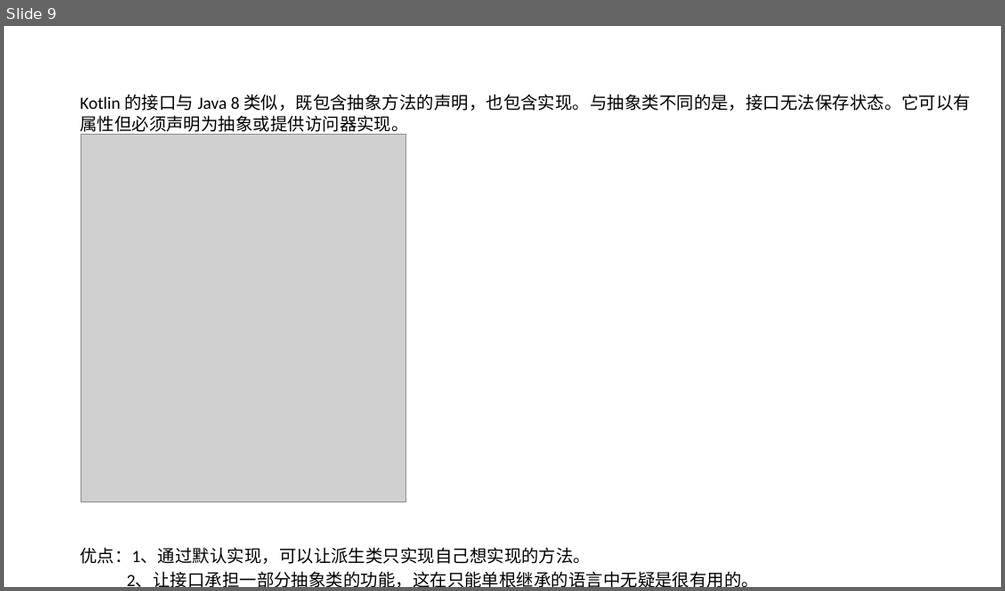
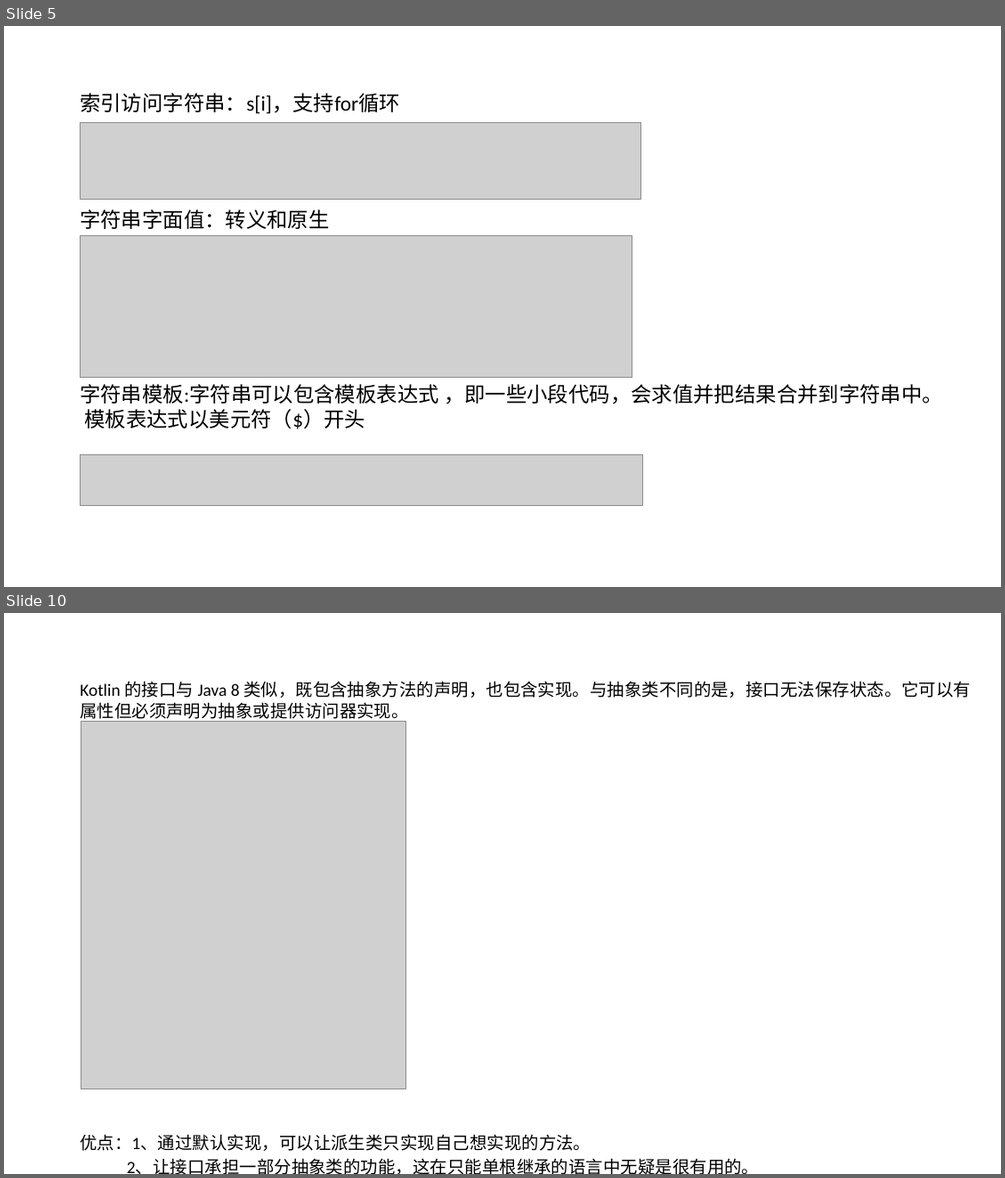
Before and after one commit to shenbibo/KotlinWeather, a slide deck: docs/初探kotlin - 副本.pptx. Shown one above the other, each under a label of ours: slide 9 before the commit, slides 5 and 10 after it; the slides between them are not shown. The pictures are 1005x591 and 1005x1178 pixels, drawn with LibreOffice and Linux fonts; fonts in the diff are those of the drawing; grey boxes stand for pictures; background and template pictures are left out. Boxes give left, top, right and bottom in pixels: in the first picture for what was removed or moved away, otherwise in the second. Text is boxed around its words. In the diff, an @@ line names an element or a change of style, - is before the commit and + after.

Commit message:
添加基本类型和字符串

```diff
--- a/docs/初探kotlin - 副本.pptx
+++ b/docs/初探kotlin - 副本.pptx
@@ slide 5 added at <box>4,26,1001,587</box>, background picture (left out) @@
@@ title added at <box>45,48,905,75</box>, 19.8 pt, text #FFFFFF, bold @@
+基本类型与字符串
@@ text added at <box>80,93,943,429</box>, 20 pt, text #000000 @@
+索引访问字符串：s[i]，支持for循环
+字符串字面值：转义和原生
+字符串模板:字符串可以包含模板表达式 ，即一些小段代码，会求值并把结果合并到字符串中。 模板表达式以美元符（$）开头
@@ picture added at <box>80,122,641,199</box> @@
@@ picture added at <box>80,235,632,378</box> @@
@@ picture added at <box>80,454,643,506</box> @@
@@ what was slide 9 is now slide 10 @@
```
Also in this commit, not shown: 6 slides changed, 1 other slide added, 1 slide removed, 1 other file.
